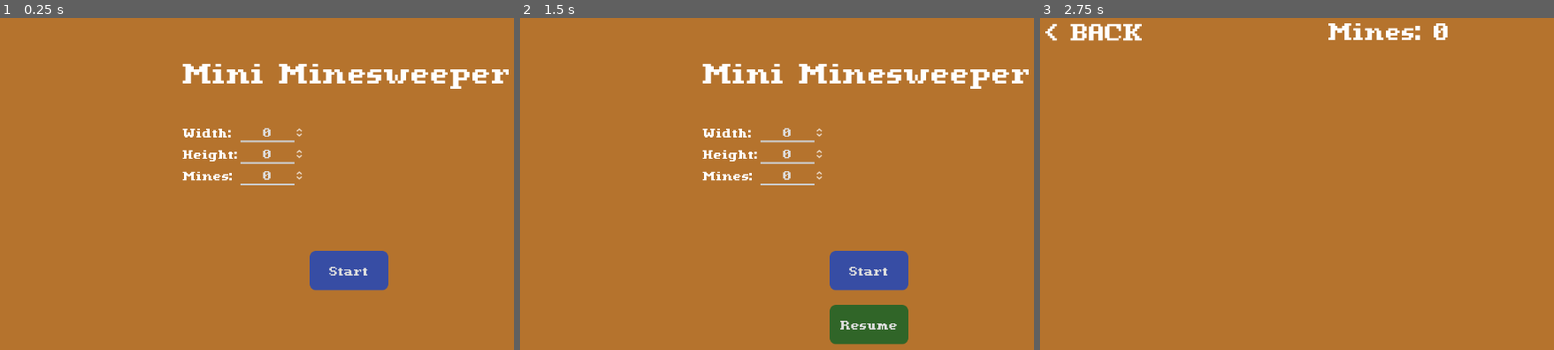
Above: before the commit, frames 1-3 (left to right).
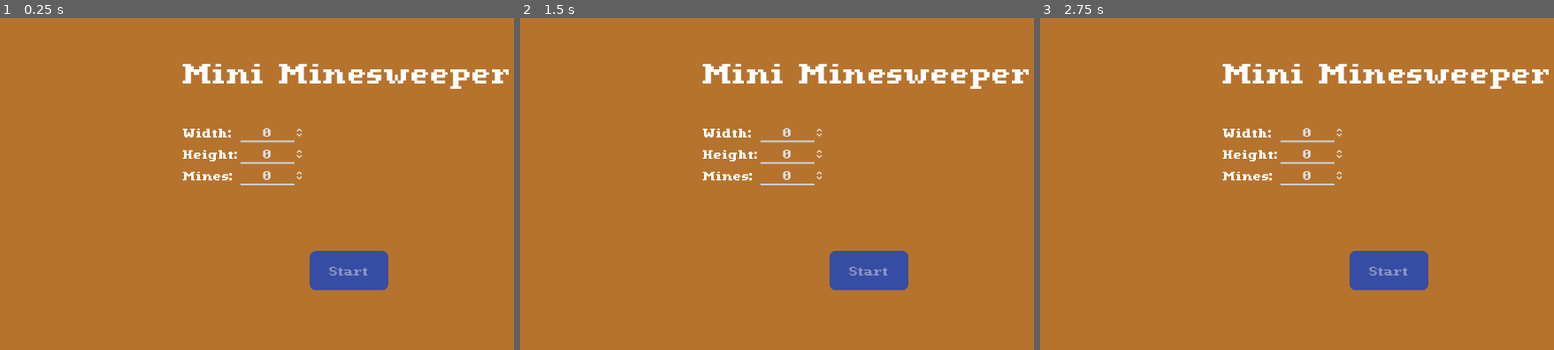
Above: after the commit, the same moments.

Repository: PgBiel/godot-mini-minesweeper
Game: Godot game, scene res://scenes/main.tscn
The game is run twice, just before and just after one commit, with the same random seed, the same clock (stepped at 60 frames per second) and the same inputs.
Inputs (mouse positions are in pixels of both pictures, inside the frame that each line leads up to):
- Up to frame 1 (0.25 s): no input
- Up to frame 2 (1.5 s): click (869, 270) at 0.5 s, where only the run before the commit has a clickable "Start"; click (576, 31) at 1.25 s, where only the run before the commit has a clickable "< BACK"
- Up to frame 3 (2.75 s): click (1389, 270) at 2 s, where only the run before the commit has a clickable "Start"

The runs differ from the first frame. In frame 1, less than 0.1% of the frame differs, in the area x 64-72%, y 74-78%; in frame 2, 1.9%; in frame 3, 5.5%, in the area x 1-99%, y 1-83%.

Commit message:
start_menu_hud: disable start button with 0 mines

Diff:
--- a/godot/scenes/start_menu_hud.tscn
+++ b/godot/scenes/start_menu_hud.tscn
@@ -8,6 +8,7 @@
 script = ExtResource("1_v0oip")
 
 [node name="StartButton" type="Button" parent="."]
+unique_name_in_owner = true
 anchors_preset = 7
 anchor_left = 0.5
 anchor_top = 1.0
@@ -21,9 +22,11 @@
 grow_vertical = 0
 theme = ExtResource("3_50yix")
 theme_type_variation = &"NormalBigButton"
+disabled = true
 text = "Start"
 
 [node name="ContinueButton" type="Button" parent="."]
+unique_name_in_owner = true
 visible = false
 anchors_preset = 7
 anchor_left = 0.5
--- a/godot/scripts/start_menu_hud.gd
+++ b/godot/scripts/start_menu_hud.gd
@@ -13,13 +13,22 @@
 @export var continue_shown: bool = false
 
 func _ready() -> void:
-	$ContinueButton.visible = continue_shown
+	%ContinueButton.visible = continue_shown
+	update_start_button_disable()
 
 ## Sets max mines to width * height
 func update_max_mines():
 	var new_max_mines := user_width * user_height
 	$ConfigContainer/MinesInput.max_value = new_max_mines
 	$ConfigContainer/MinesInput.value = mini($ConfigContainer/MinesInput.value, new_max_mines)
+	update_start_button_disable()
+
+func update_start_button_disable():
+	%StartButton.disabled = user_mines == 0
+	if %StartButton.disabled:
+		%StartButton.tooltip_text = "Requires more than 0 mines"
+	else:
+		%StartButton.tooltip_text = ""
 
 ## Resets the configuration values
 func reset():
@@ -29,14 +38,15 @@
 	user_width = 0
 	user_height = 0
 	user_mines = 0
+	update_start_button_disable()
 
 func show_continue():
 	continue_shown = true
-	$ContinueButton.show()
+	%ContinueButton.show()
 
 func hide_continue():
 	continue_shown = false
-	$ContinueButton.hide()
+	%ContinueButton.hide()
 
 func _on_width_input_value_changed(value: float) -> void:
 	user_width = maxi(value as int, 0)
@@ -48,7 +58,7 @@
 
 func _on_mines_input_value_changed(value: float) -> void:
 	user_mines = clampi(value as int, 0, user_width * user_height)
-
+	update_start_button_disable()
 
 func _on_start_button_pressed() -> void:
 	start_button_clicked.emit()
--- a/godot/themes/ui_theme.tres
+++ b/godot/themes/ui_theme.tres
@@ -55,6 +55,8 @@
 GreenBigButton/styles/hover = SubResource("StyleBoxFlat_5nh8y")
 GreenBigButton/styles/normal = SubResource("StyleBoxFlat_hxpwa")
 GreenBigButton/styles/pressed = SubResource("StyleBoxFlat_5nh8y")
+Label/font_sizes/font_size = 32
+Label/fonts/font = ExtResource("1_8b237")
 LineEdit/font_sizes/font_size = 32
 LineEdit/fonts/font = ExtResource("1_8b237")
 LineEdit/styles/focus = SubResource("StyleBoxFlat_phixb")
@@ -66,3 +68,4 @@
 NormalBigButton/styles/hover = SubResource("StyleBoxFlat_521li")
 NormalBigButton/styles/normal = SubResource("StyleBoxFlat_gqkkt")
 NormalBigButton/styles/pressed = SubResource("StyleBoxFlat_521li")
+TooltipLabel/font_sizes/font_size = 28
